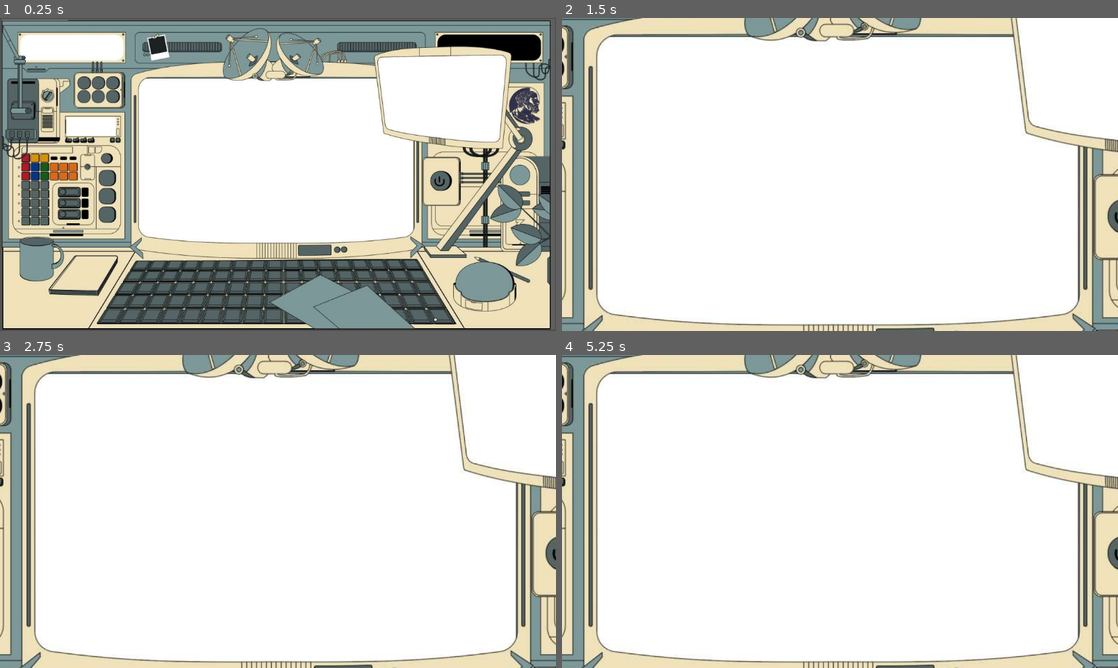
Above: before the commit, frames 1-4 (two rows, left to right).
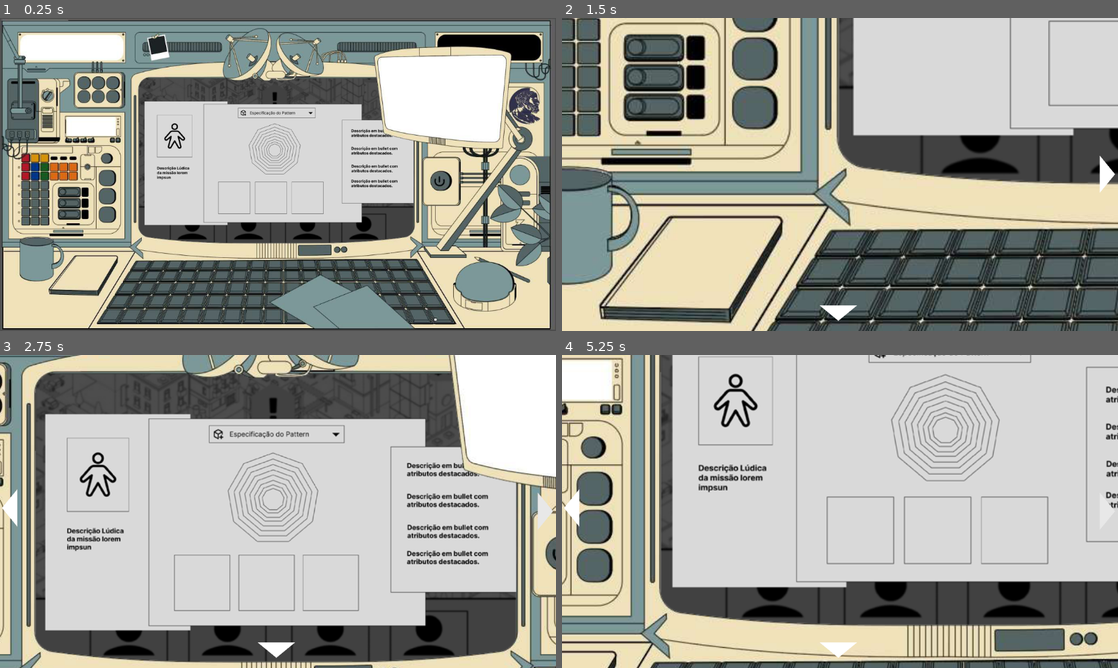
Above: after the commit, the same moments.

Repository: fernando38954/Total-Meltdown
Game: Godot game, scene res://test_scene.tscn
The game is run twice, just before and just after one commit, with the same random seed, the same clock (stepped at 60 frames per second) and the same inputs.
Inputs (mouse positions are in pixels of both pictures, inside the frame that each line leads up to):
- Up to frame 1 (0.25 s): no input
- Up to frame 2 (1.5 s): tap Enter at 0.5 s; click (840, 174) at 0.67 s; click (573, 171) at 1.27 s
- Up to frame 3 (2.75 s): click (544, 511) at 2.02 s
- Up to frame 4 (5.25 s): click (840, 649) at 2.77 s; move the mouse to (840, 511) at 3.52 s; click (840, 511) at 3.67 s; click (573, 508) at 4.27 s; click (1106, 511) at 5.02 s

The runs differ from the first frame. In frame 1, 25% of the frame differs, in the area x 24-75%, y 19-72%; in frame 2, 95%; in frame 3, 75%; in frame 4, 96%, in the area x 0-100%, y 0-100%.

Commit message:
Implement a prototype for the flow button function

Diff:
--- /dev/null
+++ b/total-meltdown/scripts/workspace.gd
@@ -0,0 +1,34 @@
+extends Sprite2D
+class_name Workspace
+
+@export var workspace_camera: Camera2D
+var current_region: Region = null
+
+@export_category("Button")
+@export var left_button: TextureButton
+@export var right_button: TextureButton
+@export var return_button: TextureButton
+
+func switch_region(region: Region):
+	current_region = region
+	return_button.show()
+	left_button.set_visible(region.left_region != null)
+	right_button.set_visible(region.right_region != null)
+
+	workspace_camera.zoom_to_point(region.focus.global_position, region.zoom_level * Vector2.ONE)
+
+
+func _on_return_button_button_down() -> void:
+	current_region = null
+	return_button.hide()
+	left_button.hide()
+	right_button.hide()
+	workspace_camera.return_default_setting()
+
+
+func _on_left_button_button_down() -> void:
+	switch_region(current_region.left_region)
+
+
+func _on_right_button_button_down() -> void:
+	switch_region(current_region.right_region)
--- /dev/null
+++ b/total-meltdown/scripts/workspace_camera.gd
@@ -0,0 +1,21 @@
+extends Camera2D
+
+var default_zoom
+var default_position
+var tween: Tween
+
+func _ready() -> void:
+	default_zoom = zoom
+	default_position = global_position
+
+func zoom_to_point(target_global_position: Vector2, target_zoom: Vector2, duration: float = 0.3):
+	if tween and tween.is_running():
+		tween.kill()
+
+	tween = create_tween()
+	tween.set_parallel(true)
+	tween.tween_property(self, "global_position", target_global_position, duration)
+	tween.tween_property(self, "zoom", target_zoom, duration)
+
+func return_default_setting(duration: float = 0.3):
+	zoom_to_point(default_position, default_zoom, duration)
--- a/total-meltdown/region.gd
+++ b/total-meltdown/scripts/workspace_region.gd
@@ -1,11 +1,15 @@
 extends Area2D
+class_name Region
 
+@export var workspace: Workspace
+@export var left_region: Region = null
+@export var right_region: Region = null
+
+@export_category("Setting")
 @export var focus: Marker2D   # posição global predeterminada do zoom
 @export var zoom_level: float = 2.0
 @export var duration: float = 0.3
 
 func _on_input_event(_viewport, event, _shape_idx):
 	if event is InputEventMouseButton and event.button_index == MOUSE_BUTTON_LEFT and event.pressed:
-		var camera = get_viewport().get_camera_2d()
-		if camera and camera.has_method("zoom_para_ponto"):
-			camera.zoom_para_ponto(focus.global_position, zoom_level, duration)
+		workspace.switch_region(self)
--- a/total-meltdown/test_scene.tscn
+++ b/total-meltdown/test_scene.tscn
@@ -1,46 +1,124 @@
 [gd_scene format=3 uid="uid://la16ha585b6b"]
 
-[ext_resource type="Texture2D" uid="uid://cudhrfywa7t15" path="res://placeholder/WorkPlace.jpg" id="1_uhqqe"]
-[ext_resource type="Script" uid="uid://c02p4763tkn5d" path="res://region.gd" id="2_sasra"]
-[ext_resource type="Script" uid="uid://bfymxkjtitow5" path="res://workspace_camera.gd" id="3_coq8p"]
+[ext_resource type="Texture2D" uid="uid://bfcp40owte7qa" path="res://placeholder/Workspace.png" id="1_8pr8v"]
+[ext_resource type="Script" uid="uid://bycvyp17uw41" path="res://scripts/workspace.gd" id="2_coq8p"]
+[ext_resource type="Script" uid="uid://c02p4763tkn5d" path="res://scripts/workspace_region.gd" id="2_sasra"]
+[ext_resource type="Script" uid="uid://bfymxkjtitow5" path="res://scripts/workspace_camera.gd" id="3_coq8p"]
+[ext_resource type="Texture2D" uid="uid://bk348p27nanvm" path="res://placeholder/WhiteArrow.png" id="5_8pr8v"]
+[ext_resource type="Texture2D" uid="uid://okp1hih2djd1" path="res://placeholder/GrayArrow.png" id="6_buypi"]
+[ext_resource type="Texture2D" uid="uid://dmc2r0c75pl63" path="res://placeholder/LightGrayArrow.png" id="7_njel3"]
 
 [node name="Node2D" type="Node2D" unique_id=1602338920]
 
-[node name="WorkPlace" type="Sprite2D" parent="." unique_id=2114382166]
+[node name="Workspace" type="Sprite2D" parent="." unique_id=2114382166 node_paths=PackedStringArray("workspace_camera", "left_button", "right_button", "return_button")]
 position = Vector2(576, 324)
 scale = Vector2(0.8343023, 0.83506495)
-texture = ExtResource("1_uhqqe")
+texture = ExtResource("1_8pr8v")
+script = ExtResource("2_coq8p")
+workspace_camera = NodePath("../Camera2D")
+left_button = NodePath("../CanvasLayer/LeftButton")
+right_button = NodePath("../CanvasLayer/RightButton")
+return_button = NodePath("../CanvasLayer/ReturnButton")
 
-[node name="Screen" type="Area2D" parent="WorkPlace" unique_id=745553579 node_paths=PackedStringArray("focus")]
+[node name="Screen" type="Area2D" parent="Workspace" unique_id=745553579 node_paths=PackedStringArray("workspace", "left_region", "right_region", "focus")]
 script = ExtResource("2_sasra")
+workspace = NodePath("..")
+left_region = NodePath("../Swebok")
+right_region = NodePath("../Screen2")
 focus = NodePath("Marker2D")
 zoom_level = 1.75
 
-[node name="CollisionShape2D" type="CollisionPolygon2D" parent="WorkPlace/Screen" unique_id=1248977769]
+[node name="CollisionShape2D" type="CollisionPolygon2D" parent="Workspace/Screen" unique_id=1248977769]
 position = Vector2(-49.742188, -115.64929)
 scale = Vector2(0.9999998, 0.99999976)
 polygon = PackedVector2Array(-283.47043, -122.05678, -295.45648, -102.89659, -295.45648, 247.97433, -285.8676, 268.33206, -92.89197, 285.0972, 193.57495, 285.0972, 370.96875, 269.52957, 387.74927, 249.17184, 387.74927, 33.61975, 313.4356, 13.262054, 294.25793, -122.05678)
 
-[node name="Marker2D" type="Marker2D" parent="WorkPlace/Screen" unique_id=1490810461]
+[node name="Marker2D" type="Marker2D" parent="Workspace/Screen" unique_id=1490810461]
 position = Vector2(-1.1986063, -43.110416)
 
-[node name="Screen2" type="Area2D" parent="WorkPlace" unique_id=60524836 node_paths=PackedStringArray("focus")]
+[node name="Screen2" type="Area2D" parent="Workspace" unique_id=60524836 node_paths=PackedStringArray("workspace", "left_region", "focus")]
 script = ExtResource("2_sasra")
+workspace = NodePath("..")
+left_region = NodePath("../Screen")
 focus = NodePath("Marker2D")
 zoom_level = 3.0
 
-[node name="CollisionShape2D" type="CollisionPolygon2D" parent="WorkPlace/Screen2" unique_id=1847541070]
+[node name="CollisionShape2D" type="CollisionPolygon2D" parent="Workspace/Screen2" unique_id=1847541070]
 position = Vector2(16.780464, -118.55364)
 scale = Vector2(0.9999998, 0.99999976)
 polygon = PackedVector2Array(238.52264, -170.04668, 231.33105, -155.67654, 251.70734, 3.5925293, 361.97913, 25.147736, 472.25098, 34.727844, 527.38684, 37.122864, 534.5785, 16.765167, 550.1604, -162.8616, 536.9757, -177.23175)
 
-[node name="Marker2D" type="Marker2D" parent="WorkPlace/Screen2" unique_id=1336651855]
+[node name="Marker2D" type="Marker2D" parent="Workspace/Screen2" unique_id=1336651855]
 position = Vector2(399.1359, -195.19438)
+
+[node name="Swebok" type="Area2D" parent="Workspace" unique_id=1700712147 node_paths=PackedStringArray("workspace", "right_region", "focus")]
+script = ExtResource("2_sasra")
+workspace = NodePath("..")
+right_region = NodePath("../Screen")
+focus = NodePath("Marker2D")
+zoom_level = 3.0
+
+[node name="CollisionShape2D" type="CollisionPolygon2D" parent="Workspace/Swebok" unique_id=1692430133]
+position = Vector2(16.780464, -118.55364)
+scale = Vector2(0.9999998, 0.99999976)
+polygon = PackedVector2Array(-518.99664, 317.3406, -584.92, 402.36398, -584.92, 414.33908, -463.86072, 419.12912, -413.51926, 336.50082, -415.91647, 317.3406)
+
+[node name="Marker2D" type="Marker2D" parent="Workspace/Swebok" unique_id=1526716402]
+position = Vector2(-475.8467, 240.69981)
 
 [node name="Camera2D" type="Camera2D" parent="." unique_id=661555636]
 position = Vector2(576, 324)
 scale = Vector2(0.99999994, 0.99999994)
+limit_left = 0
+limit_top = 0
+limit_right = 1152
+limit_bottom = 648
 script = ExtResource("3_coq8p")
 
-[connection signal="input_event" from="WorkPlace/Screen" to="WorkPlace/Screen" method="_on_input_event"]
-[connection signal="input_event" from="WorkPlace/Screen2" to="WorkPlace/Screen2" method="_on_input_event"]
+[node name="CanvasLayer" type="CanvasLayer" parent="." unique_id=58777912]
+
+[node name="LeftButton" type="TextureButton" parent="CanvasLayer" unique_id=334726376]
+visible = false
+offset_left = -16.000008
+offset_top = 355.0
+offset_right = 240.0
+offset_bottom = 611.0
+rotation = 4.712389
+scale = Vector2(0.3, 0.3)
+texture_normal = ExtResource("5_8pr8v")
+texture_pressed = ExtResource("6_buypi")
+texture_hover = ExtResource("7_njel3")
+ignore_texture_size = true
+
+[node name="RightButton" type="TextureButton" parent="CanvasLayer" unique_id=1282742258]
+visible = false
+offset_left = 1166.0
+offset_top = 285.00003
+offset_right = 1422.0
+offset_bottom = 541.0
+rotation = 1.5707964
+scale = Vector2(0.3, 0.3)
+texture_normal = ExtResource("5_8pr8v")
+texture_pressed = ExtResource("6_buypi")
+texture_hover = ExtResource("7_njel3")
+ignore_texture_size = true
+
+[node name="ReturnButton" type="TextureButton" parent="CanvasLayer" unique_id=925521351]
+visible = false
+offset_left = 611.00006
+offset_top = 647.0
+offset_right = 867.00006
+offset_bottom = 903.0
+rotation = 3.1415927
+scale = Vector2(0.3, 0.3)
+texture_normal = ExtResource("5_8pr8v")
+texture_pressed = ExtResource("6_buypi")
+texture_hover = ExtResource("7_njel3")
+ignore_texture_size = true
+
+[connection signal="input_event" from="Workspace/Screen" to="Workspace/Screen" method="_on_input_event"]
+[connection signal="input_event" from="Workspace/Screen2" to="Workspace/Screen2" method="_on_input_event"]
+[connection signal="input_event" from="Workspace/Swebok" to="Workspace/Swebok" method="_on_input_event"]
+[connection signal="button_down" from="CanvasLayer/LeftButton" to="Workspace" method="_on_left_button_button_down"]
+[connection signal="button_down" from="CanvasLayer/RightButton" to="Workspace" method="_on_right_button_button_down"]
+[connection signal="button_down" from="CanvasLayer/ReturnButton" to="Workspace" method="_on_return_button_button_down"]
--- a/total-meltdown/workspace_camera.gd
+++ /dev/null
@@ -1,30 +0,0 @@
-extends Camera2D
-
-var zoom_normal: Vector2 = Vector2(1.0, 1.0)
-var tween: Tween
-var posicao_original
-
-func _ready() -> void:
-	posicao_original = global_position
-
-func zoom_para_ponto(ponto_global: Vector2, zoom_novo: float, duracao: float):
-	if tween and tween.is_running():
-		tween.kill()
-
-	tween = create_tween()
-	tween.set_parallel(true)
-	tween.tween_property(self, "zoom", Vector2(zoom_novo, zoom_novo), duracao).set_ease(Tween.EASE_OUT).set_trans(Tween.TRANS_QUAD)
-	tween.tween_property(self, "global_position", ponto_global, duracao).set_ease(Tween.EASE_OUT).set_trans(Tween.TRANS_QUAD)
-
-	print("Zoom in")
-	await get_tree().create_timer(2.5).timeout
-	voltar_zoom_normal()
-
-func voltar_zoom_normal(duracao: float = 0.3):
-	if tween and tween.is_running():
-		tween.kill()
-
-	tween = create_tween()
-	tween.set_parallel(true)
-	tween.tween_property(self, "zoom", zoom_normal, duracao)
-	tween.tween_property(self, "global_position", posicao_original, duracao)
Binary file added: total-meltdown/placeholder/GrayArrow.png
Not shown, added: total-meltdown/placeholder/GrayArrow.png.import
Binary file added: total-meltdown/placeholder/LightGrayArrow.png
Not shown, changed: total-meltdown/placeholder/LightGrayArrow.png.import
Binary file removed: total-meltdown/placeholder/Screen.png
Binary file added: total-meltdown/placeholder/WhiteArrow.png
Not shown, changed: total-meltdown/placeholder/WhiteArrow.png.import
Binary file removed: total-meltdown/placeholder/WorkPlace.jpg
Binary file added: total-meltdown/placeholder/Workspace.png
Not shown, added: total-meltdown/placeholder/Workspace.png.import
Not shown, added: total-meltdown/scripts/workspace.gd.uid
Renamed: total-meltdown/workspace_camera.gd.uid -> total-meltdown/scripts/workspace_camera.gd.uid
(and 1 more such lines)
